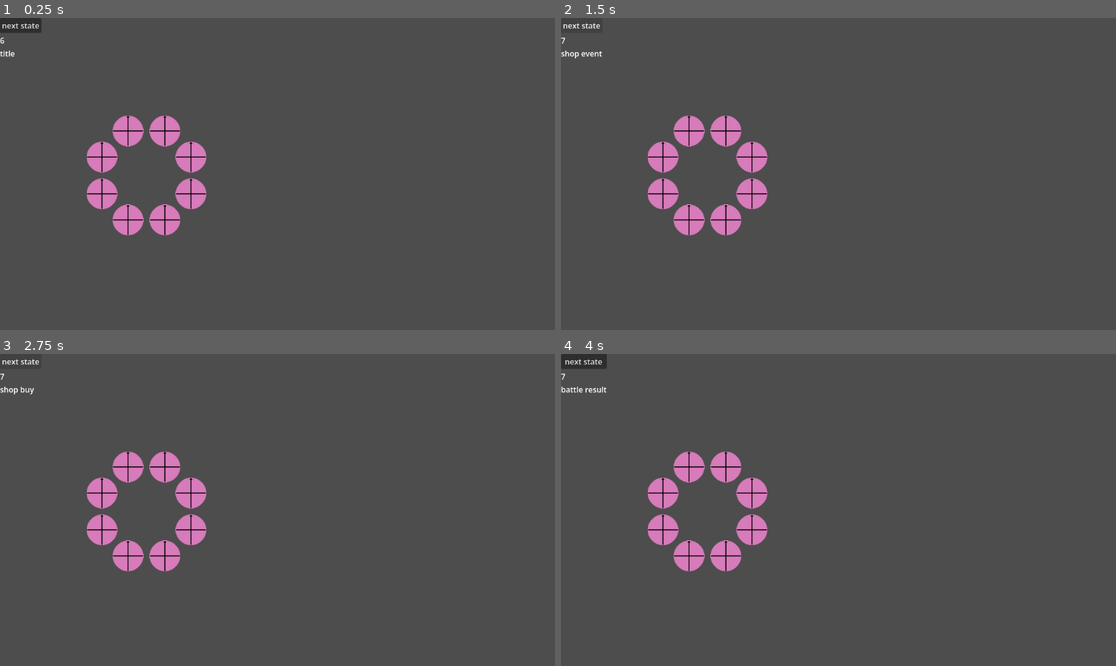
Above: before the commit, frames 1-4 (two rows, left to right).
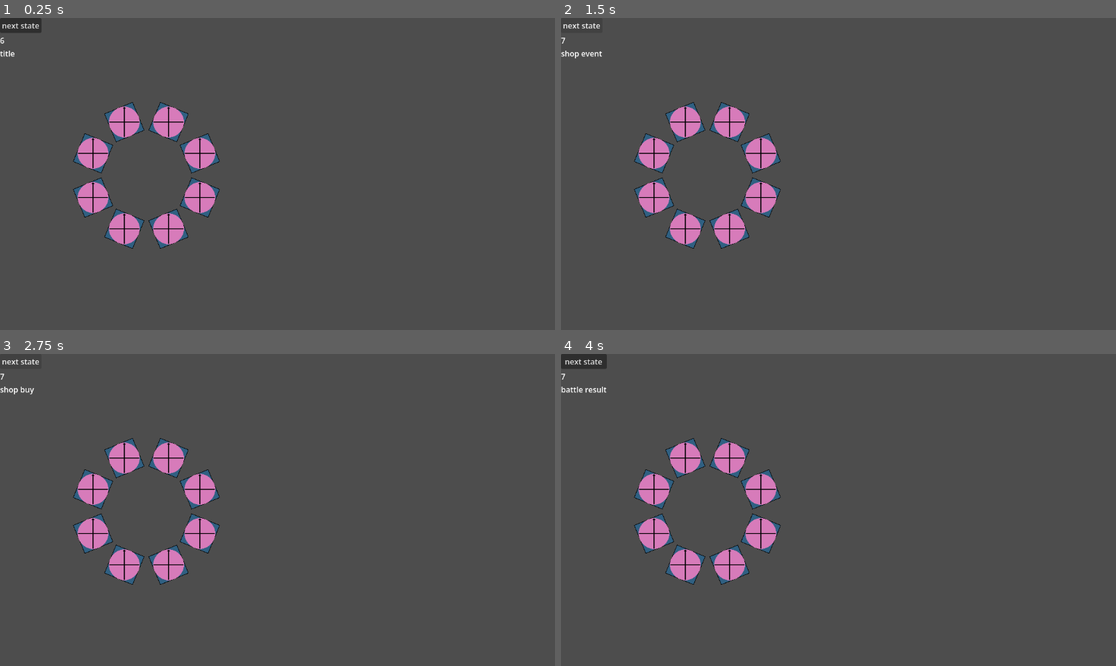
Above: after the commit, the same moments.

Repository: em-r-linso/autobattler
Game: Godot game, scene res://scenes/main.tscn
The game is run twice, just before and just after one commit, with the same random seed, the same clock (stepped at 60 frames per second) and the same inputs.
Inputs (mouse positions are in pixels of both pictures, inside the frame that each line leads up to):
- Up to frame 1 (0.25 s): no input
- Up to frame 2 (1.5 s): click "next state" at 0.5 s; click "next state" at 1.25 s
- Up to frame 3 (2.75 s): click "next state" at 2 s
- Up to frame 4 (4 s): tap Enter at 2.75 s; move the mouse to (960, 494) at 2.77 s; click (960, 494) at 2.92 s; tap Space at 3.5 s; move the mouse to (727, 525) at 3.52 s; click (727, 525) at 3.67 s

The runs differ from the first frame. In frame 1, 4.0% of the frame differs, in the area x 13-40%, y 26-74%; in frame 2, 4.0%; in frame 3, 4.0%; in frame 4, 4.0%.

Commit message:
Add slots behind items in field

Diff:
--- a/scenes/field.gd
+++ /dev/null
@@ -1,12 +0,0 @@
-extends Node2D
-
-
-@export var items : Array[Node2D]
-@export var radius = 10.0
-
-
-func _ready() -> void:
-	for i in range(items.size()):
-		var x = cos((i + 0.5) * TAU / items.size()) * radius
-		var y = sin((i + 0.5) * TAU / items.size()) * radius
-		items[i].position = Vector2(x, y)
--- a/scenes/main.tscn
+++ b/scenes/main.tscn
@@ -4,8 +4,8 @@
 [ext_resource type="Script" uid="uid://db53osn54d2a7" path="res://scripts/next_state_button.gd" id="2_tbgi4"]
 [ext_resource type="Script" uid="uid://bijpdptop5vfj" path="res://scripts/money_label.gd" id="3_tefeu"]
 [ext_resource type="Script" uid="uid://61gs4rx5ybou" path="res://scripts/state_label.gd" id="4_o6xl0"]
-[ext_resource type="Script" uid="uid://s4lhp2kc5pwo" path="res://scenes/field.gd" id="5_tefeu"]
-[ext_resource type="Texture2D" uid="uid://cw07u3fai66or" path="res://textures/_placeholder.png" id="6_o6xl0"]
+[ext_resource type="Script" uid="uid://s4lhp2kc5pwo" path="res://scripts/field.gd" id="5_tefeu"]
+[ext_resource type="PackedScene" uid="uid://cpo73yi3yi11p" path="res://scenes/slot.tscn" id="6_tefeu"]
 
 [node name="main" type="Node2D" unique_id=1755058329]
 
@@ -32,32 +32,24 @@
 text = "[state]"
 script = ExtResource("4_o6xl0")
 
-[node name="field" type="Node2D" parent="." unique_id=708211173 node_paths=PackedStringArray("items")]
+[node name="field" type="Node2D" parent="." unique_id=708211173 node_paths=PackedStringArray("slots")]
 position = Vector2(304, 327)
 script = ExtResource("5_tefeu")
-items = [NodePath("item"), NodePath("item2"), NodePath("item3"), NodePath("item4"), NodePath("item5"), NodePath("item6"), NodePath("item7"), NodePath("item8")]
-radius = 100.0
+slots = [NodePath("slot1"), NodePath("slot2"), NodePath("slot3"), NodePath("slot4"), NodePath("slot5"), NodePath("slot6"), NodePath("slot7"), NodePath("slot8")]
+radius = 120.0
 
-[node name="item" type="Sprite2D" parent="field" unique_id=1849000137]
-texture = ExtResource("6_o6xl0")
+[node name="slot1" parent="field" unique_id=10372741 instance=ExtResource("6_tefeu")]
 
-[node name="item2" type="Sprite2D" parent="field" unique_id=2121229433]
-texture = ExtResource("6_o6xl0")
+[node name="slot2" parent="field" unique_id=1568327844 instance=ExtResource("6_tefeu")]
 
-[node name="item3" type="Sprite2D" parent="field" unique_id=613159164]
-texture = ExtResource("6_o6xl0")
+[node name="slot3" parent="field" unique_id=1011283325 instance=ExtResource("6_tefeu")]
 
-[node name="item4" type="Sprite2D" parent="field" unique_id=578729328]
-texture = ExtResource("6_o6xl0")
+[node name="slot4" parent="field" unique_id=911430286 instance=ExtResource("6_tefeu")]
 
-[node name="item5" type="Sprite2D" parent="field" unique_id=729978399]
-texture = ExtResource("6_o6xl0")
+[node name="slot5" parent="field" unique_id=318766373 instance=ExtResource("6_tefeu")]
 
-[node name="item6" type="Sprite2D" parent="field" unique_id=295577575]
-texture = ExtResource("6_o6xl0")
+[node name="slot6" parent="field" unique_id=993103277 instance=ExtResource("6_tefeu")]
 
-[node name="item7" type="Sprite2D" parent="field" unique_id=1643725106]
-texture = ExtResource("6_o6xl0")
+[node name="slot7" parent="field" unique_id=387551393 instance=ExtResource("6_tefeu")]
 
-[node name="item8" type="Sprite2D" parent="field" unique_id=1979209994]
-texture = ExtResource("6_o6xl0")
+[node name="slot8" parent="field" unique_id=1888141648 instance=ExtResource("6_tefeu")]
--- /dev/null
+++ b/scenes/slot.gd
@@ -0,0 +1,13 @@
+class_name Slot extends Node2D
+
+
+@export var slot_sprite : Sprite2D
+
+
+var angle = 0.0:
+	get:
+		return angle
+	set(value):
+		angle = value
+		print(angle)
+		slot_sprite.rotate(angle)
--- /dev/null
+++ b/scenes/slot.tscn
@@ -0,0 +1,15 @@
+[gd_scene format=3 uid="uid://cpo73yi3yi11p"]
+
+[ext_resource type="Script" uid="uid://dkgb3uhpilyxr" path="res://scenes/slot.gd" id="1_vqyee"]
+[ext_resource type="Texture2D" uid="uid://dl8636ttbgjev" path="res://textures/slot_unlit.png" id="2_5f2j7"]
+[ext_resource type="Texture2D" uid="uid://cw07u3fai66or" path="res://textures/_placeholder.png" id="3_sjnr7"]
+
+[node name="slot" type="Node2D" unique_id=10372741 node_paths=PackedStringArray("slot_sprite")]
+script = ExtResource("1_vqyee")
+slot_sprite = NodePath("slot sprite")
+
+[node name="slot sprite" type="Sprite2D" parent="." unique_id=436828361]
+texture = ExtResource("2_5f2j7")
+
+[node name="item sprite" type="Sprite2D" parent="." unique_id=1701470718]
+texture = ExtResource("3_sjnr7")
--- /dev/null
+++ b/scripts/field.gd
@@ -0,0 +1,14 @@
+extends Node2D
+
+
+@export var slots : Array[Slot]
+@export var radius = 10.0
+
+
+func _ready() -> void:
+	for i in range(slots.size()):
+		var angle = (i + 0.5) * TAU / slots.size()
+		var x = cos(angle) * radius
+		var y = sin(angle) * radius
+		slots[i].position = Vector2(x, y)
+		slots[i].angle = angle
Not shown, added: scenes/slot.gd.uid
Renamed: scenes/field.gd.uid -> scripts/field.gd.uid
Binary file added: textures/slot_lit.aseprite
Not shown, added: textures/slot_lit.png.import
Binary file added: textures/slot_unlit.aseprite
Binary file added: textures/slot_unlit.png
Not shown, added: textures/slot_unlit.png.import
